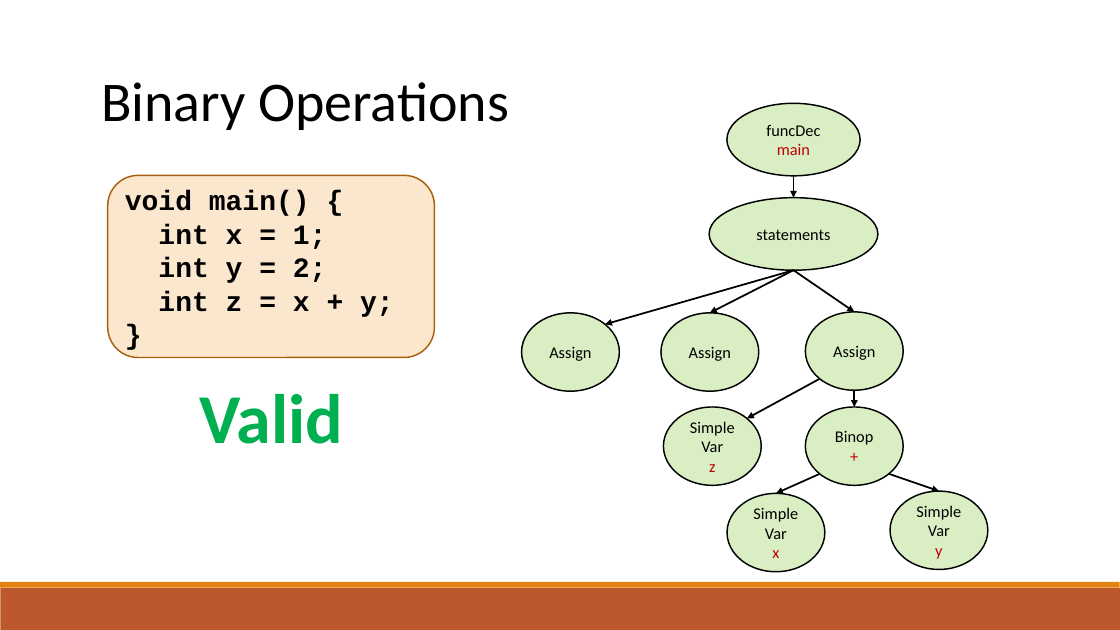
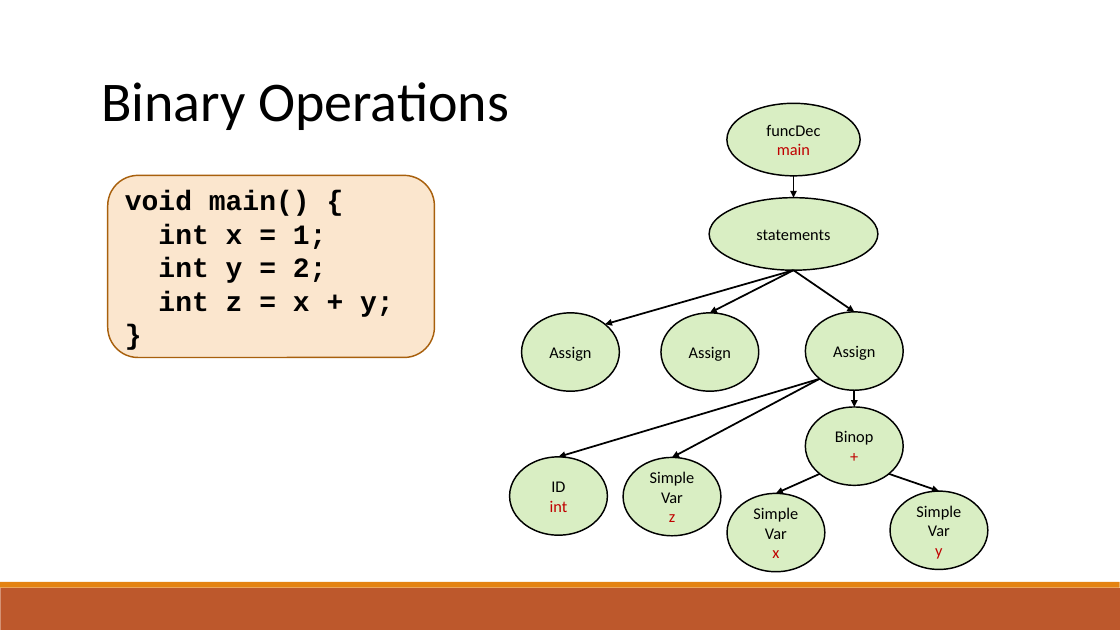
Before and after one commit to raghadzeidan/COMPILATION_TAU_FOR_STUDENTS, a slide deck: slide 16 of new_slides/semantic.pptx (slide 17 before the commit). Drawn at 1120x630 pixels with LibreOffice and Linux fonts; fonts in the diff are those of the drawing. Boxes give left, top, right and bottom in pixels: in the first picture for what was removed or moved away, otherwise in the second. Text is boxed around its words. In the diff, an @@ line names an element or a change of style, - is before the commit and + after.

```diff
--- a/new_slides/semantic.pptx
+++ b/new_slides/semantic.pptx
@@ arrow added from (820, 379) to (559, 457), #000000 1.5 pt @@
@@ arrow moved from (820, 379) - (747, 418) to (820, 379) - (672, 458) @@
@@ text removed at bbox=[199, 394, 343, 444] @@
-Valid
@@ ellipse added at bbox=[510, 457, 607, 535], fill #92D050 at 34% opacity, outline #000000 1.25 pt, 14 pt, text #C00000 @@
+ID
+int
@@ ellipse "Simple": place and size @@
-ellipse "Simple" at bbox=[664, 408, 761, 486]
+ellipse "Simple" at bbox=[623, 458, 721, 536]
```
Also in this commit, not shown: 7 other slides changed, 1 other file.
